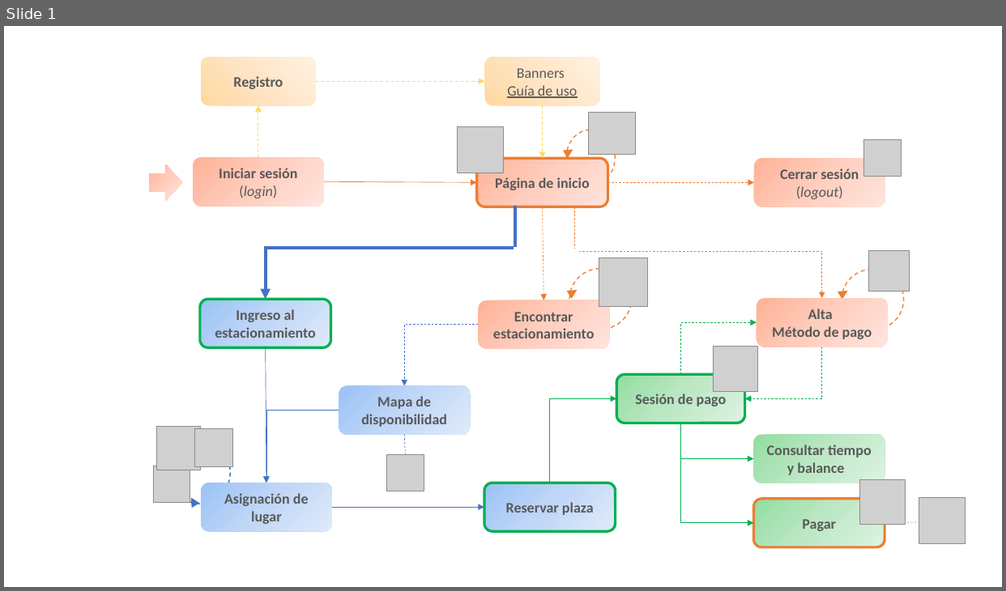
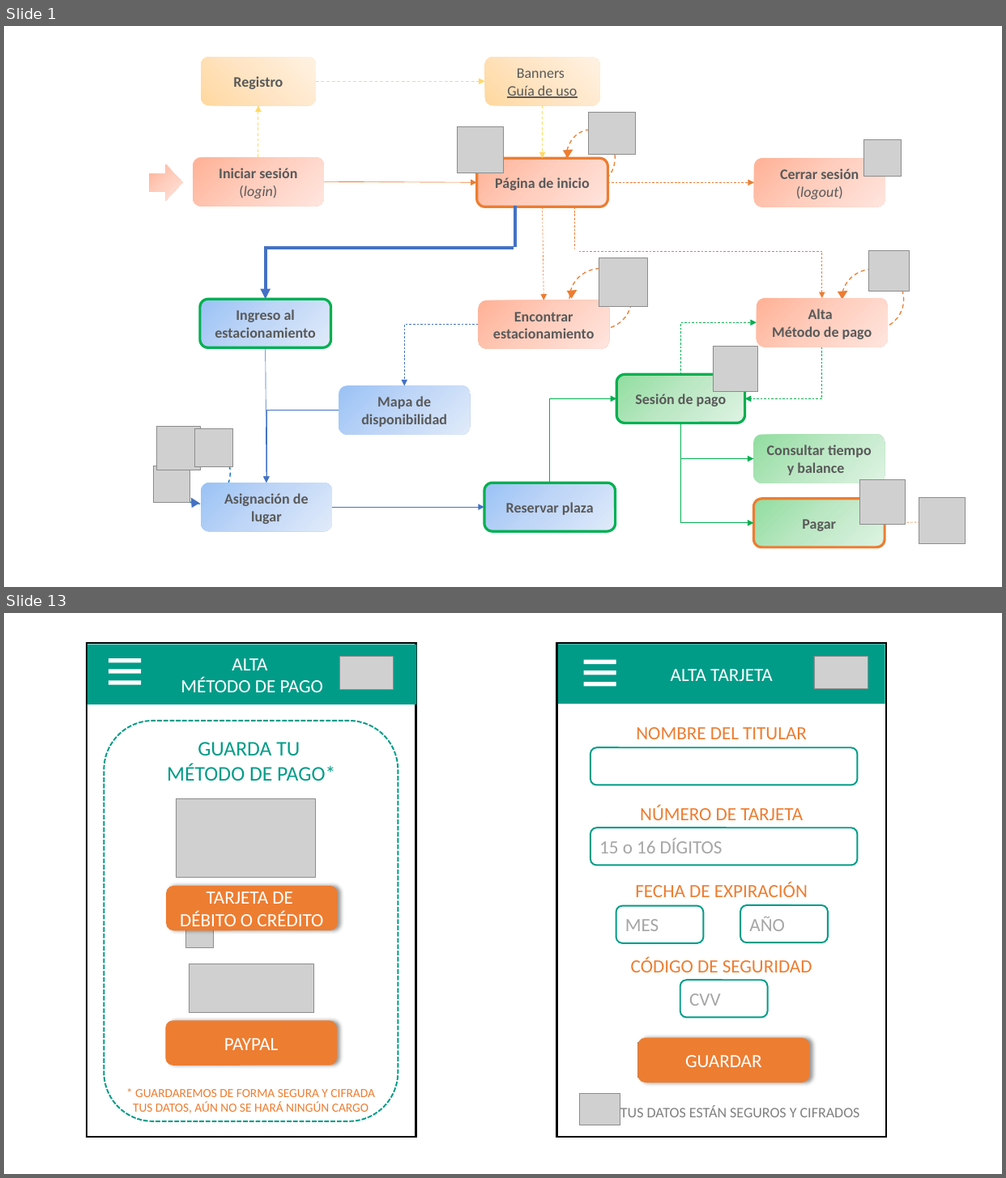
Before and after one commit to ajbeem/iotserver, a slide deck: documentation/MapaNavegacion.pptm. Shown one above the other, each under a label of ours: slide 1 before the commit, slides 1 and 13 after it; the slides between them are not shown. The pictures are 1006x591 and 1006x1178 pixels, drawn with LibreOffice and Linux fonts; fonts in the diff are those of the drawing; grey boxes stand for pictures. Boxes give left, top, right and bottom in pixels: in the first picture for what was removed or moved away, otherwise in the second. Text is boxed around its words. In the diff, an @@ line names an element or a change of style, - is before the commit and + after.

```diff
--- a/documentation/MapaNavegacion.pptm
+++ b/documentation/MapaNavegacion.pptm
@@ slide 13 added at [4,613,1002,1174], background #FFFFFF @@
@@ rectangle added at [87,643,415,1137], fill #FFFFFF, outline #000000 1.75 pt, 20 pt, text #009C88 @@
+GUARDA TU
+MÉTODO DE PAGO*
@@ rectangle added at [87,645,416,705], fill #009C88, 18 pt, text #FFFFFF @@
+ALTA
+MÉTODO DE PAGO
@@ rectangle added at [108,658,141,663], fill #FFFFFF @@
@@ picture added at [339,657,394,689] @@
@@ rectangle added at [557,643,887,1137], fill #FFFFFF, outline #000000 1.75 pt, 18 pt, text #ED7D31 @@
+NOMBRE DEL TITULAR
+NÚMERO DE TARJETA
+FECHA DE EXPIRACIÓN
+CÓDIGO DE SEGURIDAD
+  TUS DATOS ESTÁN SEGUROS Y CIFRADOS
@@ rectangle added at [558,645,885,705], fill #009C88, 18 pt, text #FFFFFF @@
+ALTA TARJETA
@@ rectangle added at [583,659,616,664], fill #FFFFFF @@
@@ picture added at [814,657,868,689] @@
@@ rectangle added at [108,669,141,674], fill #FFFFFF @@
@@ rectangle added at [108,680,141,685], fill #FFFFFF @@
@@ rectangle added at [583,671,616,675], fill #FFFFFF @@
@@ rectangle added at [583,682,616,687], fill #FFFFFF @@
@@ rounded rectangle added at [104,721,398,1122], outline #009C88 1.5 pt dashed @@
@@ rounded rectangle added at [590,747,858,786], outline #009C88 1.5 pt @@
@@ picture added at [177,798,315,877] @@
@@ rounded rectangle added at [590,828,858,865], outline #009C88 1.5 pt, 18 pt, text #A6A6A6 @@
+15 o 16 DÍGITOS
@@ rounded rectangle added at [167,886,338,931], fill #ED7D31, 18 pt, text #FFFFFF @@
+TARJETA DE
+DÉBITO O CRÉDITO
@@ picture added at [186,926,214,948] @@
@@ rounded rectangle added at [616,905,704,943], outline #009C88 1.5 pt, 18 pt, text #A6A6A6 @@
+MES
@@ rounded rectangle added at [740,905,829,943], outline #009C88 1.5 pt, 18 pt, text #A6A6A6 @@
+AÑO
@@ picture added at [189,964,314,1013] @@
@@ rounded rectangle added at [680,981,768,1018], outline #009C88 1.5 pt, 18 pt, text #A6A6A6 @@
+CVV
@@ rounded rectangle added at [166,1021,337,1066], fill #ED7D31, 18 pt, text #FFFFFF @@
+PAYPAL
@@ picture added at [638,1043,681,1078] @@
@@ rounded rectangle added at [638,1038,809,1083], fill #ED7D31, 18 pt, text #FFFFFF @@
+GUARDAR
@@ text added at [133,1089,374,1114], 12 pt, text #ED7D31 @@
+* GUARDAREMOS DE FORMA SEGURA Y CIFRADA TUS DATOS, AÚN NO SE HARÁ NINGÚN CARGO
@@ picture added at [580,1093,620,1126] @@
@@ slide 1 changed as well @@
@@ line removed from (404, 435) to (405, 455) @@
@@ picture removed at [387,455,424,492] @@
```
Also in this commit, not shown: 6 other slides changed, 11 other slides added.
